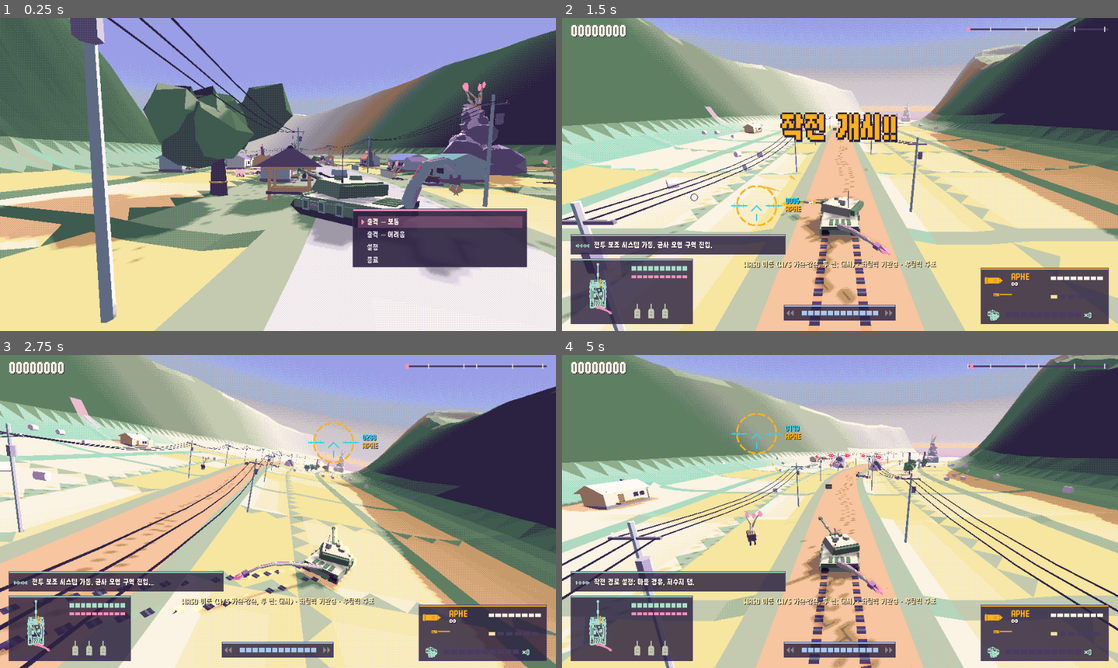
Above: before the commit, frames 1-4 (two rows, left to right).
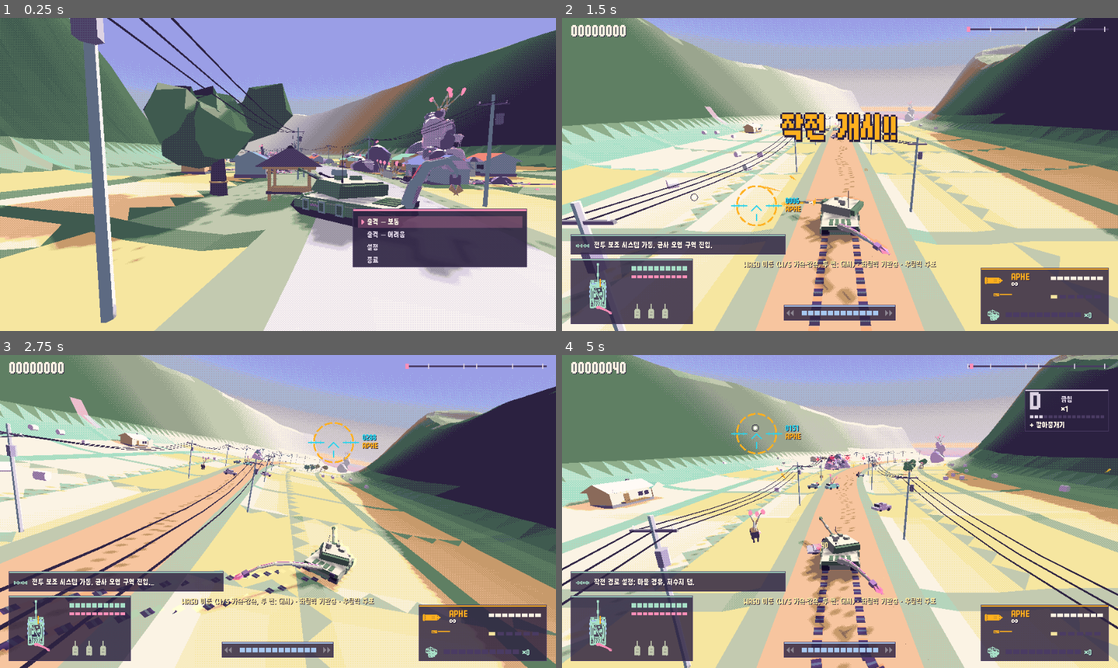
Above: after the commit, the same moments.

Repository: scarf005/orca-class
Game: Godot game, scene res://scenes/main.tscn
Same seed, same stepped clock (60 frames per second), same inputs: the game is played once before the commit and once after it.
Inputs (mouse positions are in pixels of both pictures, inside the frame that each line leads up to):
- Up to frame 1 (0.25 s): no input
- Up to frame 2 (1.5 s): tap Enter (ui_accept) at 0.5 s; drag from (840, 174) to (895, 105) at 0.52 s; drag from (728, 190) to (812, 237) at 1.27 s
- Up to frame 3 (2.75 s): move the mouse to (333, 442) at 2.02 s; hold D (move_right) from 2.03 s (still down); hold E from 2.03 s (still down)
- Up to frame 4 (5 s): release D (move_right) at 2.75 s; release E at 2.75 s; drag from (812, 574) to (673, 464) at 2.77 s; move the mouse to (1006, 558) at 3.52 s; hold A (move_left) 3.53-4.25 s; hold Shift 3.53-4.25 s; tap Enter (ui_accept) at 3.77, 4.07 s; drag from (673, 464) to (756, 433) at 4.27 s

The runs differ from the first frame. In frame 1, 5.5% of the frame differs, in the area x 25-100%, y 20-57%; in frame 2, 0.1%; in frame 3, 0.3%; in frame 4, 13%, in the area x 0-100%, y 0-100%.

Commit message:
feat: topple poles and trees, drop sparking wires, crush cars flat
Tall thin props snap and fall the way they were hit; a fallen pole's wires
snap in sparks and drop. Cars are crushed flat under the tank instead of
exploding, there are about three times as many, and drum clusters are
rarer and smaller. Rammed props throw their pieces ahead of the tank.

Diff:
--- a/scripts/world/prop.gd
+++ b/scripts/world/prop.gd
@@ -1,7 +1,10 @@
 class_name Prop
 extends Entity
 ## A destructible piece of scenery with a vertical-cylinder footprint.
-## Solid props block the tank; crushable ones break when the tank drives into them.
+## Solid props block the tank; crushable ones break when the tank drives into them. Tall thin ones
+## (`falls`: poles, trees) snap at the base and topple the way they were hit instead of vanishing.
+
+signal felled(prop: Prop) ## It started to topple.
 
 var kind := ""
 var footprint := 1.0
@@ -15,6 +18,8 @@
 var blast_size := 4.5 ## Radius of the explosion when an explosive prop goes up.
 var fungal := false ## Bursts into spores and splatter when destroyed.
 var supports: Array[Prop] = [] ## Pieces resting on this one; they topple when it breaks.
+var falls := false
+var crush_flat := false ## Driven over, it is squashed flat instead of going up.
 var _topple := -1.0
 var _topple_axis := Vector3.RIGHT
 var _topple_by_player := false
@@ -75,13 +80,36 @@
 	_topple_axis = Vector3.UP.cross(away.normalized())
 	always_tick = true
 	set_process(true)
+	felled.emit(self)
+
+
+func is_falling() -> bool:
+	return _topple >= 0.0
+
+
+func die(hit: Hit) -> void:
+	if falls and not is_falling() and not dead:
+		# Snaps at the base in a burst of splinters and goes over, away from the blow.
+		hp = 1.0
+		var push := Enemy.kill_push(hit)
+		if push == Vector3.ZERO:
+			push = Vector3(randf_range(-1, 1), 0, randf_range(-1, 1))
+		var world := World.current
+		world.fx.debris(global_position + Vector3.UP * 0.6, 10, debris_colors, 8.0, 0.25, push)
+		world.fx.dust(global_position, 4, 1.0, Palette.MIST)
+		Sfx.play("wood", global_position, 0.0, randf_range(0.8, 1.1))
+		if hit != null and hit.by_player():
+			world.style_event("DEMOLITION", 8.0)
+		topple(hit != null and hit.by_player(), global_position - push)
+		return
+	super(hit)
 
 
 func tick(delta: float) -> void:
 	if _topple < 0.0:
 		return
 	_topple += delta
-	var k := minf(_topple / 1.1, 1.0)
+	var k := minf(_topple / (0.7 if falls else 1.1), 1.0)
 	rotate(_topple_axis, delta * (0.5 + k * 2.4))
 	global_position.y -= delta * k * 6.0
 	if k >= 1.0:
@@ -125,6 +153,25 @@
 	return t * from.distance_to(to)
 
 
+## Driven over: the body is squashed flat with a crunch and a burst of glass and sparks, and the
+## flattened hulk stays behind. No explosion.
+func _crush(world: World, push: Vector3) -> void:
+	world.fx.sparks(global_position + Vector3.UP * 0.8, push + Vector3.UP, 18, Palette.BUTTER, 12.0)
+	world.fx.debris(global_position + Vector3.UP, 10, [Palette.SKY, Palette.WHITE, Palette.INK], 9.0, 0.18, push)
+	world.fx.dust(global_position, 6, footprint, Palette.OCHRE)
+	world.shake(0.2, global_position)
+	world.hitstop(0.025)
+	Sfx.play("rubble", global_position, 2.0, 1.3)
+	Sfx.play("impact", global_position, 0.0, 0.7)
+	var hulk := MeshInstance3D.new()
+	hulk.mesh = (get_node("Mesh") as MeshInstance3D).mesh
+	hulk.transform = global_transform.scaled_local(Vector3(1.12, 0.28, 1.06))
+	world.props.add_child(hulk)
+	if score > 0:
+		world.award(score, global_position, false)
+	world.style_event("CRUSH", 12.0)
+
+
 func damage_multiplier(hit: Hit) -> float:
 	if hit.kind == Hit.Kind.BULLET and hit.caliber < 15:
 		return 0.25
@@ -137,7 +184,13 @@
 	var world := World.current
 	var center := global_position + Vector3.UP * height * 0.4
 	var push := Enemy.kill_push(hit)
-	world.fx.debris(center, int(clampf(footprint * height * 1.5, 4, 24)), debris_colors, 5.0 + footprint, 0.3 + footprint * 0.12, push)
+	# Rammed at speed, the pieces fly on ahead of the tank like it hit them at 80 km/h.
+	var rammed := hit != null and hit.kind == Hit.Kind.RAM
+	var force := (5.0 + footprint) * (2.6 if rammed else 1.0)
+	world.fx.debris(center, int(clampf(footprint * height * 1.5, 4, 24)) + (8 if rammed else 0), debris_colors, force, 0.3 + footprint * 0.12, push)
+	if crush_flat and rammed:
+		_crush(world, push)
+		return
 	world.fx.dust(global_position, int(clampf(footprint * 3.0, 3, 14)), footprint, Palette.MIST)
 	Sfx.play("rubble" if footprint > 1.5 else "wood", global_position)
 	if footprint > 2.5:
--- a/scripts/world/scenery.gd
+++ b/scripts/world/scenery.gd
@@ -47,6 +47,12 @@
 	"plane_tree": [0.9, 9.0, 45.0, false, true, true, 10, false, false],
 }
 
+## Wrecked cars: the tank drives over them and flattens them; shooting them still sets them off.
+const VEHICLES := ["car", "truck", "infested_car"]
+
+## Tall thin props that snap and fall over rather than vanish.
+const FALLING := ["pole", "plane_tree", "persimmon", "cordyceps"]
+
 ## Plain props that spawn overgrown more often the deeper the stage goes.
 const INFESTED := {"house": "infested_house", "car": "infested_car"}
 const FUNGAL := ["fungal_spire", "infested_house", "infested_car", "flesh_mound", "cordyceps", "husk_cow", "egg_sacs", "mushroom", "spore_tower"]
@@ -77,6 +83,7 @@
 var _rng := RandomNumberGenerator.new()
 var _next := 0
 var _live: Array[Spec] = []
+var _wires_of := {} ## Pole spec -> the wire decor specs strung from it.
 var _groups: Array[Dictionary] = [] ## Compound id -> {piece index: Prop}, filled as pieces stream in.
 
 
@@ -197,6 +204,7 @@
 		add("husk_cow", cd, _rng.randf_range(12.0, 30.0) * (1.0 if int(cd) % 2 else -1.0), _rng.randf() * TAU)
 	add("bus_stop", 300.0, -8.0)
 	add("car", 360.0, 3.0, 0.3, 2)
+	_scatter("car", 60.0, 560.0, 10, 1.0, 14.0)
 	add("crate", 150.0, -4.0, 0.2, 0, "coax")
 	add("crate", 470.0, 5.0, -0.2, 1, "canister")
 	_fungus(200.0, 560.0, 0.5)
@@ -227,7 +235,7 @@
 		for k in 3:
 			add("greenhouse", gd + k * 20.0, 20.0 + k * 1.5, 0.0)
 			add("greenhouse", gd + 10.0 + k * 20.0, -22.0 - k * 1.5, 0.0)
-	_scatter("car", 620.0, 1430.0, 7, 2.0, 11.0)
+	_scatter("car", 620.0, 1430.0, 22, 2.0, 16.0)
 	_scatter("persimmon", 620.0, 1430.0, 14, 9.0, 30.0)
 	add("crate", 880.0, 7.0, 0.0, 0, "dragon")
 	add("crate", 640.0, -5.0, 0.0, 1, "era")
@@ -258,7 +266,7 @@
 	for pd in [1900.0, 2150.0, 2400.0]:
 		add_decor(PropKit.mesh("pier", int(pd)), pd, -60.0 - _rng.randf_range(0, 20), _rng.randf() * TAU, Course.WATER_LEVEL)
 	_scatter("house", 1780.0, 2640.0, 6, 22.0, 40.0, false)
-	_scatter("car", 1800.0, 2640.0, 6, 0.0, 9.0)
+	_scatter("car", 1800.0, 2640.0, 18, 0.0, 12.0)
 	add("crate", 2000.0, 6.0, 0.0, 0, "airburst")
 	add("crate", 2150.0, -4.0, 0.0, 1, "era")
 	add("crate", 2450.0, 3.0, 0.0, 0, "tail")
@@ -278,7 +286,7 @@
 	add_decor(_gantry_mesh(), 3260.0, 0.0, 0.0)
 	for td in [3040.0, 3140.0, 3220.0, 3300.0]:
 		add("truck" if _rng.randf() < 0.5 else "car", td, _rng.randf_range(-9.0, 9.0), _rng.randf_range(-0.4, 0.4))
-	_scatter("car", 2680.0, 2890.0, 5, 0.0, 10.0)
+	_scatter("car", 2680.0, 2890.0, 10, 0.0, 12.0)
 	add("crate", 2700.0, 0.0, 0.0, 0, "apfsds")
 	add("crate", 2950.0, -3.0, 0.0, 1, "era")
 	add("crate", 3050.0, 4.0, 0.0, 0, "tail")
@@ -305,9 +313,9 @@
 	while d < Course.SECTION_STARTS[Course.Section.ARENA]:
 		if Course.section_at(d) != Course.Section.SCHOOL:
 			var u := _rng.randf_range(4.0, 11.0) * (1.0 if _rng.randf() < 0.5 else -1.0)
-			for i in _rng.randi_range(3, 6):
+			for i in _rng.randi_range(2, 3):
 				add("barrel", d + _rng.randf_range(-2.0, 2.0), u + _rng.randf_range(-2.0, 2.0), _rng.randf() * TAU)
-		d += _rng.randf_range(70.0, 120.0)
+		d += _rng.randf_range(220.0, 320.0)
 	for station in [[980.0, -14.0], [2880.0, 10.0]]:
 		add("gas_station", station[0], station[1], PI * 0.5)
 		for k in 3:
@@ -334,6 +342,7 @@
 	for side in [-1.0, 1.0]:
 		var d := 10.0 if side < 0.0 else 30.0
 		var previous := Vector3.INF
+		var previous_pole: Spec = null
 		while d < Course.SECTION_STARTS[Course.Section.OVERPASS]:
 			var u: float = side * 9.5
 			if Course.section_at(d) == Course.Section.RESERVOIR and side < 0.0:
@@ -344,11 +353,17 @@
 				previous = Vector3.INF
 				d += 40.0
 				continue
-			add("pole", d, u, 0.0)
+			var pole := add("pole", d, u, 0.0)
 			var top := Course.ground_at(d, u) + Vector3.UP * 9.2
 			if previous != Vector3.INF:
-				add_decor(_wire_mesh(previous, top, Course.yaw_at(d)), d, u, 0.0, 0.0)
+				var wire := add_decor(_wire_mesh(previous, top, Course.yaw_at(d)), d, u, 0.0, 0.0)
+				wire.set_meta("ends", [previous, top])
+				for end: Spec in [previous_pole, pole]:
+					if not _wires_of.has(end):
+						_wires_of[end] = []
+					_wires_of[end].append(wire)
 			previous = top
+			previous_pole = pole
 			d += 40.0
 
 
@@ -469,6 +484,8 @@
 		if cfg[8]:
 			prop.rubble_mesh = PropKit.mesh("rubble", spec.variant)
 		prop.drop = spec.drop
+		prop.falls = spec.kind in FALLING
+		prop.crush_flat = spec.kind in VEHICLES
 		prop.fungal = spec.kind in FUNGAL
 		prop.debris_colors = _debris_colors(spec.kind, spec.variant)
 		# Position before entering the tree: props register into spatial buckets on entry.
@@ -478,7 +495,37 @@
 		spec.node = prop
 		if spec.group >= 0:
 			_link(spec, prop)
+		if _wires_of.has(spec):
+			prop.felled.connect(func(_p: Prop) -> void: _cut_wires(spec))
+			prop.died.connect(func(_e: Entity) -> void: _cut_wires(spec))
 	_live.append(spec)
+
+
+## A pole went down: its wires snap in a shower of sparks and fall.
+func _cut_wires(pole: Spec) -> void:
+	for wire: Spec in _wires_of.get(pole, []):
+		if wire.has_meta("cut"):
+			continue
+		wire.set_meta("cut", true)
+		var world := World.current
+		for end: Vector3 in wire.get_meta("ends"):
+			world.fx.sparks(end, Vector3.UP, 26, Palette.WHITE, 14.0)
+			world.fx.sparks(end, Vector3.DOWN, 14, Palette.CYAN, 10.0)
+			world.fx.light_flash(end, 10.0, Palette.CYAN, 18.0)
+		Sfx.play("zap", wire.get_meta("ends")[1], 4.0, 0.6)
+		if not is_instance_valid(wire.node):
+			continue
+		var node := wire.node
+		var drop := node.create_tween()
+		drop.tween_property(node, "position:y", node.position.y - 8.4, 0.6).set_trans(Tween.TRANS_QUAD).set_ease(Tween.EASE_IN)
+		drop.tween_callback(func() -> void:
+			var ends: Array = wire.get_meta("ends")
+			for i in 5:
+				var p: Vector3 = (ends[0] as Vector3).lerp(ends[1], (i + 0.5) / 5.0)
+				p.y = Course.height_at(p) + 0.2
+				World.current.fx.sparks(p, Vector3.UP, 8, Palette.CYAN, 7.0)
+			World.current.fx.dust((ends[0] as Vector3).lerp(ends[1], 0.5), 5, 3.0, Palette.OCHRE)
+			Sfx.play("zap", ends[1], 0.0, 0.9))
 
 
 ## Connects a compound piece to whatever it rests on and whatever rests on it, whichever streamed first.
--- a/tests/mayhem_test.gd
+++ b/tests/mayhem_test.gd
@@ -125,3 +125,25 @@
 	trunk.take_hit(shot)
 	await frames(20)
 	check(crown.global_basis.y.x > 0.05, "the crown tips over toward +X, the way the shot went")
+
+
+func test_rammed_pole_snaps_falls_and_drops_its_wires() -> void:
+	var world := stage()
+	var scenery := world.director.scenery
+	var pole: Scenery.Spec = null
+	for spec in scenery.specs:
+		if spec.kind == "pole" and scenery._wires_of.has(spec) and is_instance_valid(spec.node):
+			pole = spec
+			break
+	check(pole != null, "a streamed-in pole with wires exists")
+	if pole == null:
+		return
+	var prop := pole.node as Prop
+	var ram := Hit.make(Hit.Kind.RAM, 99999.0, prop.global_position, Vector3.RIGHT)
+	ram.source = world.player
+	prop.take_hit(ram)
+	check(not prop.dead and prop.is_falling(), "the pole snaps and goes over instead of vanishing")
+	var wires: Array = scenery._wires_of[pole]
+	check(wires.all(func(w: Scenery.Spec) -> bool: return w.has_meta("cut")), "its wires snap")
+	var fell := await wait_until(gone(prop), 90)
+	check(fell, "it breaks up when it hits the ground")
